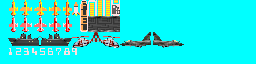
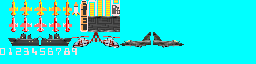
Before/after of a 256px x 64px layered artwork. What changed in the layer stack:
painted on "Foreground" over [0, 48, 5, 55]
